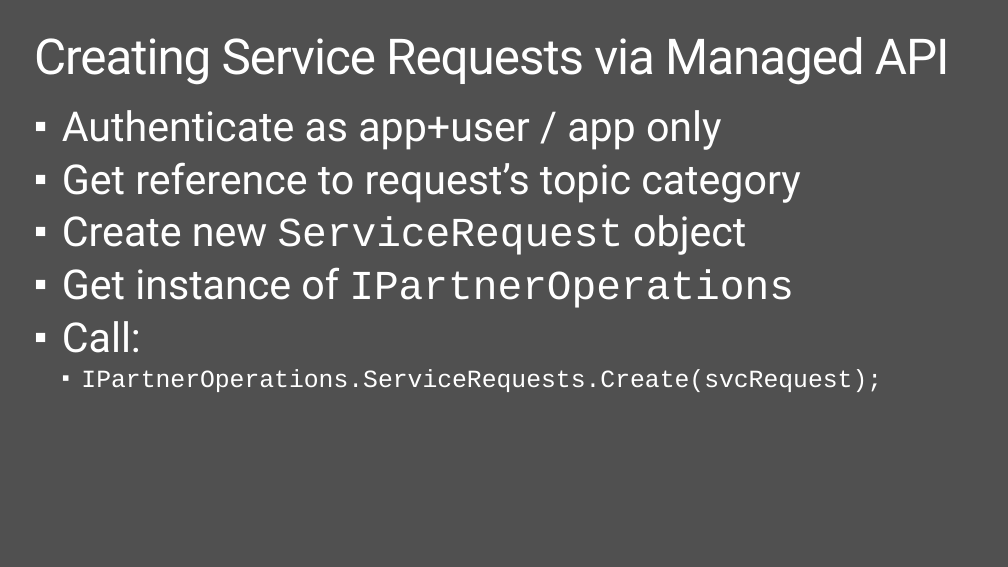
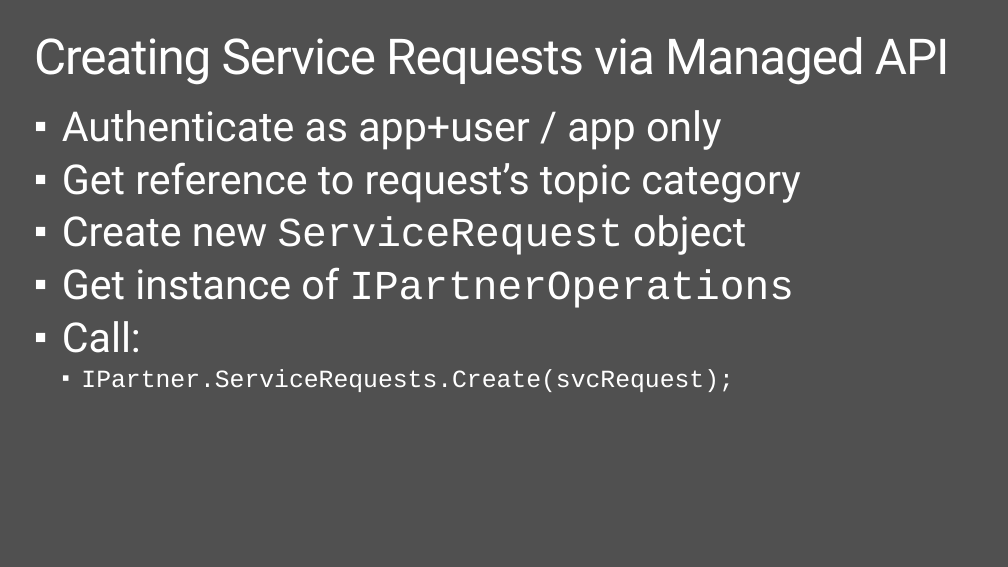
Before and after one commit to isabella232/training-course, a slide deck: slide 19 of mod-10-support/mod-10-support.pptx. Drawn at 1008x567 pixels with LibreOffice and Linux fonts; fonts in the diff are those of the drawing; background and template pictures are left out. Boxes give left, top, right and bottom in pixels: in the first picture for what was removed or moved away, otherwise in the second. Text is boxed around its words. In the diff, an @@ line names an element or a change of style, - is before the commit and + after.

```diff
--- a/mod-10-support/mod-10-support.pptx
+++ b/mod-10-support/mod-10-support.pptx
@@ text at (81,369,733,392): text changed @@
-  ▪ IPartnerOperations.ServiceRequests.Create(svcRequest);
+  ▪ IPartner.ServiceRequests.Create(svcRequest);
```
Also in this commit, not shown: 2 other slides changed, 15 other files.
